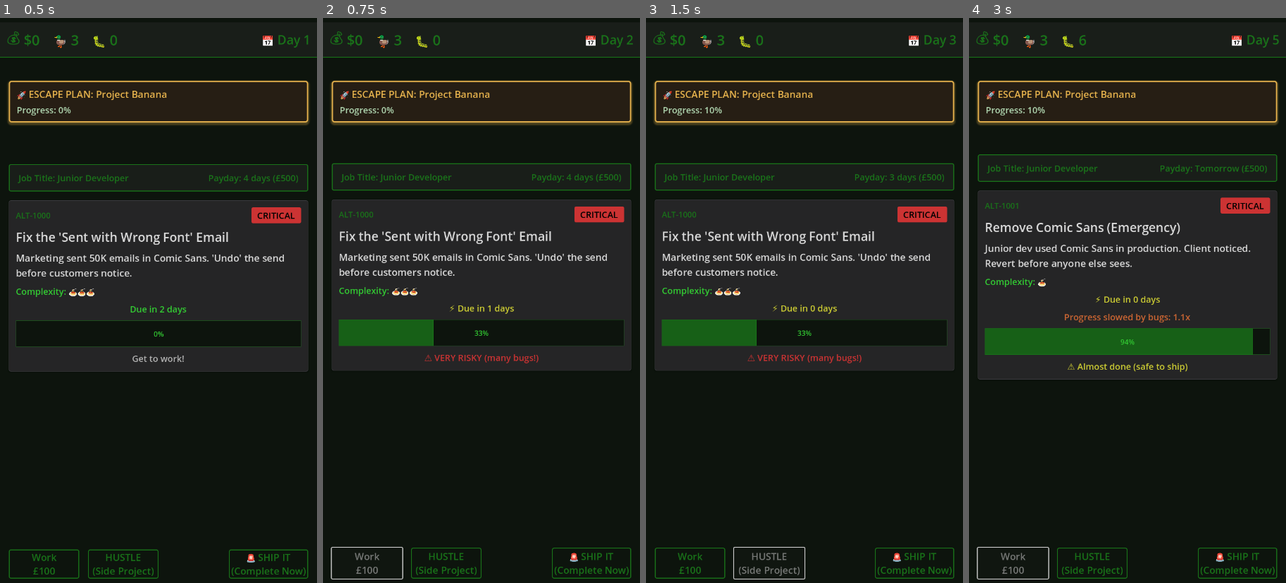
Above: before the commit, frames 1-4 (left to right).
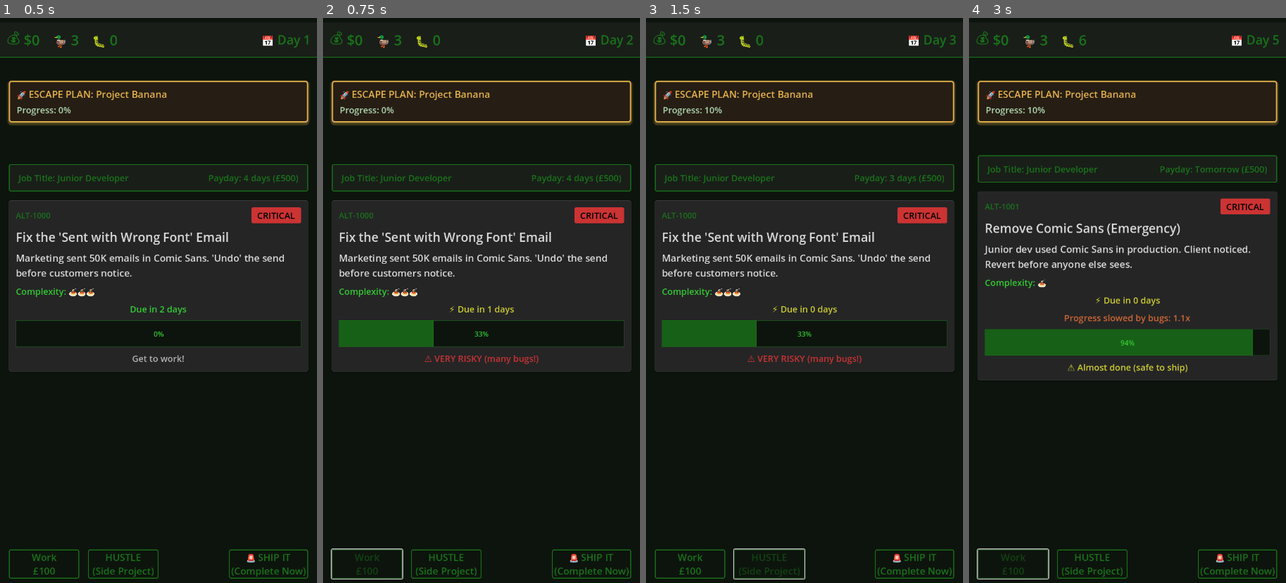
Above: after the commit, the same moments.

Repository: lmchoi/alt-f-this
Game: Godot game, scene res://scenes/game_ui.tscn
The game is run twice, just before and just after one commit, with the same random seed, the same clock (stepped at 60 frames per second) and the same inputs.
Inputs:
- Up to frame 1 (0.5 s): no input
- Up to frame 2 (0.75 s): click "Work £100" at 0.5 s
- Up to frame 3 (1.5 s): click "HUSTLE (Side Project)" at 1.25 s
- Up to frame 4 (3 s): click "🚨 SHIP IT (Complete Now)" at 2 s; click "Work £100" at 2.75 s

Frame 1 is identical in both runs. In frame 2, 4.1% of the frame differs, in the area x 2-98%, y 25-100%; in frame 3, 4.1%; in frame 4, 4.4%, in the area x 2-98%, y 24-100%.

Commit message:
Fix action button shift on press

Diff:
--- a/themes/main_theme.tres
+++ b/themes/main_theme.tres
@@ -36,6 +36,18 @@
 corner_radius_bottom_right = 4
 corner_radius_bottom_left = 4
 
+[sub_resource type="StyleBoxFlat" id="StyleBoxFlat_button_disabled"]
+bg_color = Color(0.05, 0.08, 0.05, 0.5)
+border_width_left = 2
+border_width_top = 2
+border_width_right = 2
+border_width_bottom = 2
+border_color = Color(0.1, 0.45, 0.1, 0.5)
+corner_radius_top_left = 4
+corner_radius_top_right = 4
+corner_radius_bottom_right = 4
+corner_radius_bottom_left = 4
+
 [sub_resource type="StyleBoxFlat" id="StyleBoxFlat_panel_standard"]
 bg_color = Color(0.1, 0.12, 0.1, 1)
 border_width_left = 2
@@ -66,9 +78,11 @@
 
 [resource]
 Button/colors/font_color = Color(0.1, 0.45, 0.1, 1)
+Button/colors/font_disabled_color = Color(0.1, 0.45, 0.1, 0.5)
 Button/colors/font_hover_color = Color(0.15, 0.55, 0.15, 1)
 Button/colors/font_pressed_color = Color(0.2, 0.6, 0.2, 1)
 Button/font_sizes/font_size = 22
+Button/styles/disabled = SubResource("StyleBoxFlat_button_disabled")
 Button/styles/hover = SubResource("StyleBoxFlat_button_hover")
 Button/styles/normal = SubResource("StyleBoxFlat_button_normal")
 Button/styles/pressed = SubResource("StyleBoxFlat_button_pressed")
Not shown: 1 places in themes/main_theme.tres that only renumber resources
